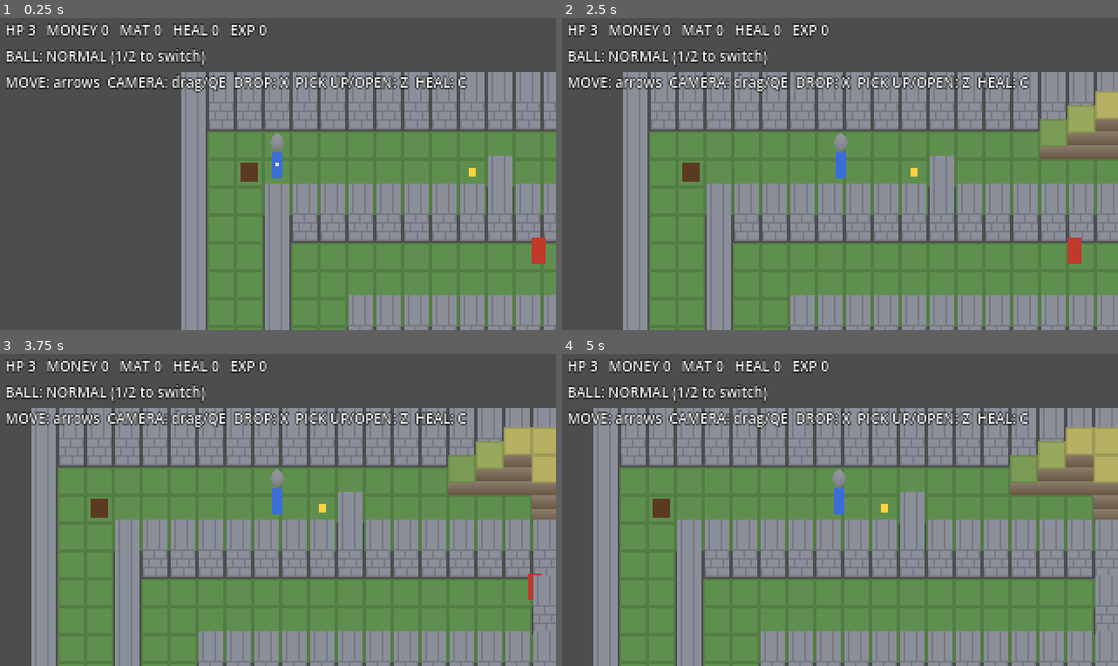
Above: before the commit, frames 1-4 (two rows, left to right).
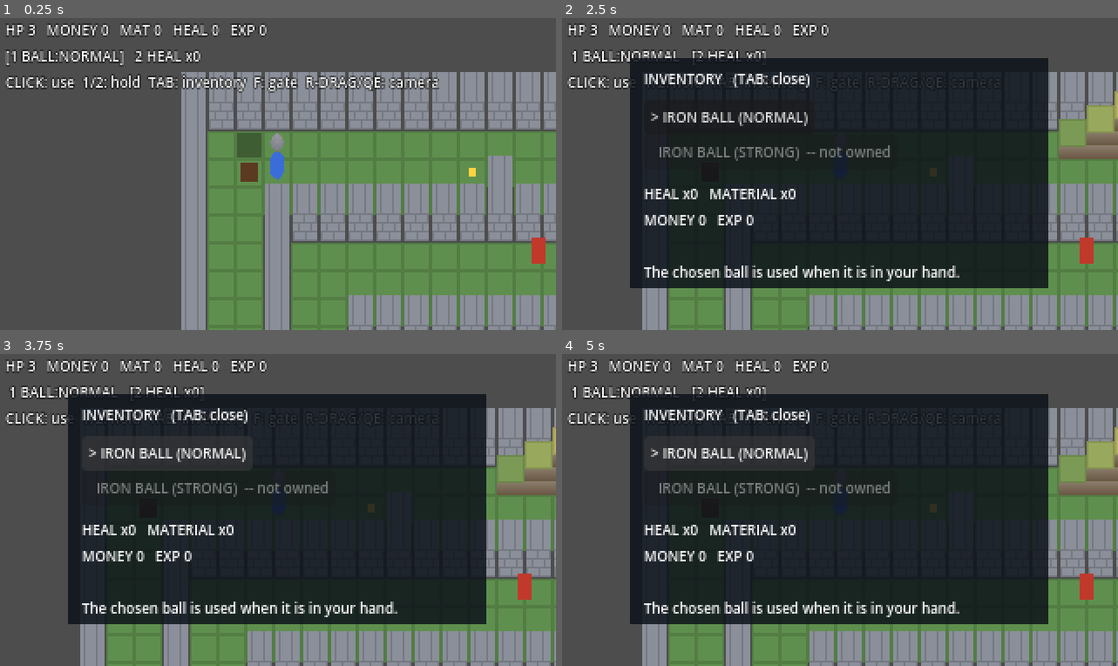
Above: after the commit, the same moments.

Repository: MiyazakiTakumi-724/dot-3d-game
Game: Godot game, scene res://scenes/area_02.tscn
The game is run twice, just before and just after one commit, with the same random seed, the same clock (stepped at 60 frames per second) and the same inputs.
Inputs (mouse positions are in pixels of both pictures, inside the frame that each line leads up to):
- Up to frame 1 (0.25 s): no input
- Up to frame 2 (2.5 s): tap Enter at 0.5 s; move the mouse to (962, 158) at 0.52 s; hold Right 0.53-1.25 s; tap 1 at 0.6 s; click (962, 158) at 0.67 s; tap 2 at 0.8 s; drag from (728, 189) to (812, 236) at 1.27 s; move the mouse to (895, 105) at 2.02 s; hold Right from 2.03 s (still down); tap F at 2.1 s; click (895, 105) at 2.17 s; tap Tab at 2.3 s
- Up to frame 3 (3.75 s): release Right at 2.75 s; click (166, 453) at 2.75 s, where only the run after the commit has a clickable "> IRON BALL (NORMAL)"; click (166, 453) at 3.5 s, where only the run after the commit has a clickable "> IRON BALL (NORMAL)"
- Up to frame 4 (5 s): tap Space at 4.25 s; drag from (812, 572) to (673, 463) at 4.27 s

The runs differ from the first frame. In frame 1, 4.0% of the frame differs, in the area x 0-85%, y 9-52%; in frame 2, 63%; in frame 3, 70%; in frame 4, 70%, in the area x 0-100%, y 9-100%.

Commit message:
feat: 試作2の操作を左クリック・数字キー・Tabのインベントリ・Fの門・歩いて拾う、に直す
Co-Authored-By: Claude Opus 5.5 <noreply@anthropic.com>
Claude-Session: https://claude.ai/code/session_01V8ZRqMy3Fk13HeuYJHLPNU

Diff:
--- a/scripts/game/area_02.gd
+++ b/scripts/game/area_02.gd
@@ -1,6 +1,7 @@
 extends Node2D
 ## 試作2「死と取り返しの流れ」のエリア。死んでもシーンを読み込み直さず、中身を戻してチェックポイントから再開する。
-## 操作：矢印/WASD 移動、右ドラッグ or Q/E カメラ回転、X 鉄球を落とす、Z 拾う・扉を開ける、C 回復、1/2 鉄球の切り替え
+## 操作：矢印/WASD 移動、左クリック 手に持つアイテムを使う（カーソルの方向）、1/2 手に持つアイテムを選ぶ、
+## Tab インベントリ（使う鉄球を決める）、F 門を開ける、右ドラッグ or Q/E カメラ回転。鉄球は上を歩いて拾う。
 
 ## 数字 = 高さ（段）、# = 壁、_ = 奈落、C = チェックポイント、D = 扉、G = ゴール
 ## 左上の安全地帯から、帯状の道を右・左と折り返して下へ進む。左端の縦の通路は、扉を開けると近道になる。
@@ -77,6 +78,10 @@
 var rules := MovementRules.new()
 var run: RunState
 var area_state := AreaState.new()
+var hotbar := Hotbar.new()
+var menu: InventoryMenu
+## 鉄球が落ちるマスに出す、地面の影のような印
+var aim_marker: StackSprite
 var camera: StackCamera
 var player: Player
 var ball: Ball
@@ -90,7 +95,6 @@
 var _grave_node: StackSprite
 var _world: Node2D
 var _label: Label
-var _keys_was_down := {}
 
 func _ready() -> void:
 	map = HeightMap.new(Vector2i(LAYOUT[0].length(), LAYOUT.size()))
@@ -115,8 +119,15 @@
 	ball.rules_ball.landed.connect(_on_ball_landed)
 	_world.add_child(ball)
 
+	aim_marker = _marker(PLAYER_START, _aim_model(), 1)
+	aim_marker.force_hidden = true
+
 	_spawn_enemies()
 	_build_ui()
+	menu = InventoryMenu.new()
+	menu.setup(run)
+	menu.close_requested.connect(close_inventory)
+	add_child(menu)
 	_maybe_screenshot()
 
 func _process(delta: float) -> void:
@@ -132,6 +143,7 @@
 		player.lift_px = maxf(-FALL_SINK_PX, player.lift_px - FALL_SINK_PX / AreaState.FALL_SECONDS * delta)
 	elif area_state.result == AreaState.Result.DYING and player.mover.fell:
 		player.modulate.a = 0.0
+	_update_aim()
 	camera.focus = player.mover.pos
 	_update_ui()
 
@@ -147,21 +159,69 @@
 		player.set_hp(Player.MAX_HP)
 	if c == goal:
 		area_state.on_goal()
-	if _just_pressed(KEY_Z):
-		if not try_open_door():
-			ball.rules_ball.try_pick_up(player.mover)
-	if _just_pressed(KEY_C):
-		use_heal()
-	if _just_pressed(KEY_1):
-		select_ball(false)
-	if _just_pressed(KEY_2):
-		select_ball(true)
-
-func _just_pressed(key: Key) -> bool:
-	var down := Input.is_physical_key_pressed(key)
-	var was: bool = _keys_was_down.get(key, false)
-	_keys_was_down[key] = down
-	return down and not was
+	# 落とした鉄球は上を歩くだけで拾う
+	ball.rules_ball.try_pick_up(player.mover)
+	# インベントリで決めた鉄球は、手に持っているときに反映する
+	if ball.rules_ball.state == IronBall.State.HELD:
+		ball.rules_ball.set_strong(run.inventory.ball_is_strong())
+
+func _unhandled_input(event: InputEvent) -> void:
+	if area_state.result != AreaState.Result.PLAYING:
+		return
+	if event is InputEventMouseButton and event.pressed and event.button_index == MOUSE_BUTTON_LEFT:
+		use_item()
+		get_viewport().set_input_as_handled()
+	elif event is InputEventKey and event.pressed and not event.echo:
+		match event.physical_keycode:
+			KEY_1:
+				hotbar.select_slot(1)
+			KEY_2:
+				hotbar.select_slot(2)
+			KEY_F:
+				try_open_door()
+			KEY_TAB:
+				open_inventory()
+			_:
+				return
+		get_viewport().set_input_as_handled()
+
+## 手に持っているアイテムを使う（左クリック）。鉄球ならカーソルの方向の目の前に落とす。
+func use_item() -> bool:
+	if area_state.result != AreaState.Result.PLAYING or not player.controllable:
+		return false
+	match hotbar.selected:
+		Hotbar.Item.IRON_BALL:
+			return ball.rules_ball.drop(player.mover, map)
+		Hotbar.Item.HEAL:
+			return use_heal()
+	return false
+
+func open_inventory() -> bool:
+	if area_state.result != AreaState.Result.PLAYING:
+		return false
+	menu.open()
+	get_tree().paused = true
+	return true
+
+func close_inventory() -> void:
+	menu.close()
+	get_tree().paused = false
+
+## カーソルの方を向かせ、鉄球が落ちるマスに印を出す。
+func _update_aim() -> void:
+	var playing := area_state.result == AreaState.Result.PLAYING
+	if playing:
+		var mouse := get_viewport().get_mouse_position()
+		player.aim_world = camera.screen_to_world(mouse, player.mover.height * StackSprite.LEVEL_PX)
+	else:
+		player.aim_world = null
+	var target := player.mover.front_cell()
+	var show := playing and hotbar.selected == Hotbar.Item.IRON_BALL \
+		and ball.rules_ball.state == IronBall.State.HELD and IronBall.can_drop_at(target, map)
+	aim_marker.force_hidden = not show
+	if show:
+		aim_marker.world_pos = HeightMap.cell_center(target)
+		aim_marker.base_height = map.get_height(target)
 
 ## 死亡処理を始める。墓石を置き（古い墓石は消える）、操作を止める。
 func kill_player(fell: bool) -> void:
@@ -189,7 +249,7 @@
 		b[1].queue_free()
 	_bullets.clear()
 	ball.rules_ball.return_to_hand()
-	ball.rules_ball.set_strong(false)  # 強い鉄球は墓石に入っている
+	ball.rules_ball.set_strong(run.inventory.ball_is_strong())  # 強い鉄球は墓石に入っているので普通に戻る
 	player.mover.place(PLAYER_START)
 	player.set_hp(Player.MAX_HP)
 	player.lift_px = 0.0
@@ -213,12 +273,6 @@
 		return false
 	player.set_hp(player.hp + 1)
 	return true
-
-## 使う鉄球を切り替える。強い鉄球は持っているときだけ。手に持っていないと切り替えられない。
-func select_ball(strong: bool) -> bool:
-	if strong and not run.inventory.has_strong_ball:
-		return false
-	return ball.rules_ball.set_strong(strong)
 
 func _spawn_enemies() -> void:
 	for e in ENEMIES:
@@ -296,6 +350,9 @@
 	_world.add_child(s)
 	return s
 
+func _aim_model() -> VoxelModel:
+	return VoxelModel.box(Vector3i(14, 14, 1), Color(0, 0, 0, 0.35))
+
 ## 墓石：遠くからでも見つけやすい、背の高い白っぽい石。
 func _grave_model() -> VoxelModel:
 	var m := VoxelModel.box(Vector3i(10, 6, 22), Color("d8d4e8"))
@@ -358,8 +415,13 @@
 func _update_ui() -> void:
 	var inv := run.inventory
 	var text := "HP %d   MONEY %d   MAT %d   HEAL %d   EXP %d\n" % [player.hp, inv.money, inv.materials, inv.heals, inv.exp]
-	text += "BALL: %s (1/2 to switch)\n" % ("STRONG" if ball.rules_ball.strong else "NORMAL")
-	text += "MOVE: arrows  CAMERA: drag/QE  DROP: X  PICK UP/OPEN: Z  HEAL: C"
+	var ball_name := "BALL:STRONG" if ball.rules_ball.strong else "BALL:NORMAL"
+	var heal_name := "HEAL x%d" % inv.heals
+	if hotbar.selected == Hotbar.Item.IRON_BALL:
+		text += "[1 %s]   2 %s\n" % [ball_name, heal_name]
+	else:
+		text += " 1 %s   [2 %s]\n" % [ball_name, heal_name]
+	text += "CLICK: use  1/2: hold  TAB: inventory  F: gate  R-DRAG/QE: camera"
 	match area_state.result:
 		AreaState.Result.DYING:
 			text += "\n\nYOU DIED"
@@ -368,7 +430,7 @@
 	_label.text = text
 
 ## `-- --screenshot=path.png` で数フレーム後に画面を保存して終了する（確認用）。
-## `--angle=0.8` でカメラ角度、`--player=x,y` でプレイヤー位置を変えられる。`--fps` で平均FPSを出す。
+## `--angle=0.8` でカメラ角度、`--player=x,y` でプレイヤー位置を変えられる。`--fps` で平均FPSを出す。`--inventory` でインベントリを開いた画面。
 func _maybe_screenshot() -> void:
 	var path := ""
 	var measure_fps := false
@@ -382,6 +444,8 @@
 			player.mover.place(Vector2i(int(p[0]), int(p[1])))
 		elif a == "--fps":
 			measure_fps = true
+		elif a == "--inventory":
+			open_inventory.call_deferred()
 	if path == "":
 		return
 	var start := Time.get_ticks_msec()
--- /dev/null
+++ b/scripts/game/inventory_menu.gd
@@ -0,0 +1,77 @@
+class_name InventoryMenu
+extends CanvasLayer
+## インベントリ画面。Tab で開閉し、開いている間はゲームが止まる（このノードだけは止まらない）。
+## 使う鉄球（普通・強い）をここで前もって決める。
+
+signal close_requested
+
+var run: RunState
+var _panel: ColorRect
+var _title: Label
+var _items: Label
+var _normal: Button
+var _strong: Button
+
+func setup(r: RunState) -> void:
+	run = r
+	layer = 10
+	process_mode = Node.PROCESS_MODE_ALWAYS
+	_panel = ColorRect.new()
+	_panel.color = Color(0.05, 0.07, 0.1, 0.85)
+	_panel.position = Vector2(40, 24)
+	_panel.size = Vector2(240, 132)
+	add_child(_panel)
+	_title = _label("INVENTORY   (TAB: close)", Vector2(8, 6))
+	_normal = _button(Vector2(8, 24), false)
+	_strong = _button(Vector2(8, 44), true)
+	_items = _label("", Vector2(8, 72))
+	_panel.hide()
+
+func is_open() -> bool:
+	return _panel.visible
+
+func open() -> void:
+	refresh()
+	_panel.show()
+
+func close() -> void:
+	_panel.hide()
+
+## 使う鉄球を決める。強い鉄球は持っているときだけ選べる。
+func choose_ball(strong: bool) -> bool:
+	if strong and not run.inventory.has_strong_ball:
+		return false
+	run.inventory.equipped_strong = strong
+	refresh()
+	return true
+
+func refresh() -> void:
+	var inv := run.inventory
+	_normal.text = ("> " if not inv.equipped_strong else "  ") + "IRON BALL (NORMAL)"
+	_strong.text = ("> " if inv.equipped_strong else "  ") + ("IRON BALL (STRONG)" if inv.has_strong_ball else "IRON BALL (STRONG)  -- not owned")
+	_strong.disabled = not inv.has_strong_ball
+	_items.text = "HEAL x%d   MATERIAL x%d\nMONEY %d   EXP %d\n\nThe chosen ball is used when it is in your hand." % [inv.heals, inv.materials, inv.money, inv.exp]
+
+func _input(event: InputEvent) -> void:
+	if not is_open():
+		return
+	if event is InputEventKey and event.pressed and not event.echo and event.physical_keycode == KEY_TAB:
+		get_viewport().set_input_as_handled()
+		close_requested.emit()
+
+func _label(text: String, pos: Vector2) -> Label:
+	var l := Label.new()
+	l.text = text
+	l.position = pos
+	l.add_theme_font_size_override("font_size", 8)
+	_panel.add_child(l)
+	return l
+
+func _button(pos: Vector2, strong: bool) -> Button:
+	var b := Button.new()
+	b.position = pos
+	b.focus_mode = Control.FOCUS_NONE
+	b.add_theme_font_size_override("font_size", 8)
+	b.pressed.connect(func(): choose_ball(strong))
+	_panel.add_child(b)
+	return b
--- a/scripts/render/stack_sprite.gd
+++ b/scripts/render/stack_sprite.gd
@@ -13,6 +13,8 @@
 ## マスの奥側に立っても、足元の床より後に描かれるようにするため。
 var sort_by_cell := false
 var _layers: Array[ImageTexture] = []
+## true の間は描かない。visible は画面外かどうかで毎フレーム書き換えるので、隠したいときはこちらを使う。
+var force_hidden := false
 
 ## 画面（320×180）からこれ以上はみ出したものは描かない。広いエリアで描画を軽くするため。
 ## 背の高いもの（台地・壁）が下から画面に入るので、縦は多めに取る。
@@ -32,7 +34,7 @@
 	if camera == null:
 		return
 	position = camera.world_to_screen(world_pos, base_height * LEVEL_PX + lift_px)
-	visible = VISIBLE_RECT.has_point(position)
+	visible = not force_hidden and VISIBLE_RECT.has_point(position)
 	if not visible:
 		return
 	var sort_pos := HeightMap.cell_center(HeightMap.world_to_cell(world_pos)) if sort_by_cell else world_pos
--- a/scripts/rules/iron_ball.gd
+++ b/scripts/rules/iron_ball.gd
@@ -36,14 +36,18 @@
 	state = State.HELD
 	_unreachable_for = 0.0
 
+## そのマスに鉄球を落とせるか。マップの外・奈落・水・壁には落とせない。
+## 墓石は壁と同じく通れないが、鉄球を落として壊せる。
+static func can_drop_at(target: Vector2i, map: HeightMap) -> bool:
+	if not map.in_bounds(target) or map.is_pit(target) or map.is_water(target):
+		return false
+	return map.is_grave(target) or not map.is_wall(target)
+
 func drop(player: PlayerMover, map: HeightMap) -> bool:
 	if state != State.HELD:
 		return false
 	var target := player.front_cell()
-	if not map.in_bounds(target) or map.is_pit(target) or map.is_water(target):
-		return false
-	# 墓石は壁と同じく通れないが、鉄球を落として壊せる
-	if map.is_wall(target) and not map.is_grave(target):
+	if not can_drop_at(target, map):
 		return false
 	cell = target
 	height = map.get_height(target)
--- a/tests/test_area_02.gd
+++ b/tests/test_area_02.gd
@@ -5,6 +5,9 @@
 func before_each():
 	area = load("res://scenes/area_02.tscn").instantiate()
 	add_child_autofree(area)
+
+func after_each():
+	get_tree().paused = false  # インベントリのテストが途中で失敗しても、ほかのテストを止めない
 
 func _finish_death():
 	area.area_state.update(10.0)
@@ -154,12 +157,6 @@
 	assert_eq(area.run.inventory.money, RunState.ENEMY_MONEY)
 	assert_eq(area.run.inventory.exp, RunState.ENEMY_EXP)
 
-func test_select_strong_ball_needs_it():
-	assert_false(area.select_ball(true))
-	area.run.inventory.has_strong_ball = true
-	assert_true(area.select_ball(true))
-	assert_true(area.ball.rules_ball.strong)
-
 func test_no_control_while_dying():
 	area.kill_player(false)
 	assert_false(area.player.controllable)
@@ -188,3 +185,74 @@
 	p.mover.facing = Vector2.RIGHT
 	p.aim_at(p.mover.pos)
 	assert_eq(p.mover.facing, Vector2.RIGHT)
+
+func _drop_right_of_start() -> IronBall:
+	var p: PlayerMover = area.player.mover
+	p.place(_beside_start(1))
+	p.facing = Vector2.RIGHT
+	assert_true(area.use_item())
+	var b: IronBall = area.ball.rules_ball
+	b.update(1.0, p, area.map, area.rules)
+	return b
+
+func test_left_click_item_drops_ball():
+	var b := _drop_right_of_start()
+	assert_eq(b.state, IronBall.State.ON_GROUND)
+	assert_eq(b.cell, _beside_start(2))
+
+func test_heal_slot_uses_heal():
+	area.run.inventory.heals = 1
+	area.player.mover.place(area.goal)
+	area.player.set_hp(1)
+	area.hotbar.select_slot(2)
+	assert_true(area.use_item())
+	assert_eq(area.player.hp, 2)
+	assert_eq(area.ball.rules_ball.state, IronBall.State.HELD)
+
+func test_walk_over_ball_picks_it_up():
+	var b := _drop_right_of_start()
+	area.player.mover.place(_beside_start(2))
+	area._process(0.016)
+	assert_eq(b.state, IronBall.State.HELD)
+
+func test_equip_applies_when_ball_back_in_hand():
+	area.run.inventory.has_strong_ball = true
+	var b := _drop_right_of_start()
+	assert_true(area.menu.choose_ball(true))
+	area._process(0.016)
+	assert_false(b.strong)
+	area.player.mover.place(_beside_start(2))
+	area._process(0.016)
+	assert_eq(b.state, IronBall.State.HELD)
+	assert_true(b.strong)
+
+func test_inventory_pauses_and_closes():
+	assert_true(area.open_inventory())
+	assert_true(get_tree().paused)
+	assert_true(area.menu.is_open())
+	area.close_inventory()
+	assert_false(get_tree().paused)
+	assert_false(area.menu.is_open())
+
+func test_inventory_not_opened_while_dying():
+	area.kill_player(false)
+	assert_false(area.open_inventory())
+	assert_false(get_tree().paused)
+
+func test_menu_cannot_choose_strong_without_it():
+	assert_false(area.menu.choose_ball(true))
+	assert_false(area.run.inventory.equipped_strong)
+	area.run.inventory.has_strong_ball = true
+	assert_true(area.menu.choose_ball(true))
+	assert_true(area.run.inventory.equipped_strong)
+
+func test_aim_marker_on_drop_cell():
+	var p: PlayerMover = area.player.mover
+	p.place(_beside_start(1))
+	p.facing = Vector2.RIGHT
+	area._process(0.016)
+	assert_false(area.aim_marker.force_hidden)
+	assert_eq(area.aim_marker.world_pos, HeightMap.cell_center(_beside_start(2)))
+	area.hotbar.select_slot(2)
+	area._process(0.016)
+	assert_true(area.aim_marker.force_hidden)
--- a/tests/test_stack_sprite.gd
+++ b/tests/test_stack_sprite.gd
@@ -31,3 +31,11 @@
 	cam.focus = Vector2(600, 0)
 	s.refresh()
 	assert_true(s.visible)
+
+func test_hidden_sprite_stays_hidden_on_screen():
+	var cam: StackCamera = autofree(StackCamera.new())
+	var s: StackSprite = autofree(StackSprite.new())
+	s.camera = cam
+	s.force_hidden = true
+	s.refresh()
+	assert_false(s.visible)
Not shown, added: scripts/game/inventory_menu.gd.uid
